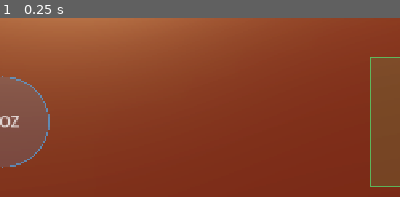
Above: before the commit, frame 1.
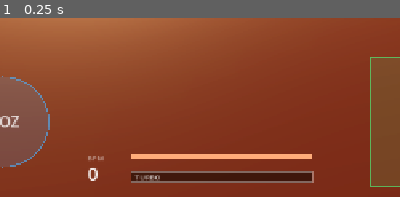
Above: after the commit, the same moment.

Repository: juale86/ToneRace
Game: Godot game, scene res://scenes/race_test.tscn
Two runs of this game, one before a commit and one after it. Both use one fixed random seed, a clock stepped at 60 frames per second and the inputs below.
Inputs:
- Up to frame 1 (0.25 s): no input
The pictures show only the part of the screen within x 25-75%, y 50-100%; the shares and areas given below are measured in that part.

The runs differ from the first frame. In frame 1, 4.5% of the frame differs, in the area x 22-79%, y 75-93%.
Error before the commit: Trying to assign value of type 'Nil' to a variable of type 'Dictionary'. (res://scripts/music/music_rig.gd:16)
Error after the commit: Trying to assign value of type 'Nil' to a variable of type 'Dictionary'. (res://scripts/music/music_rig.gd:18)

Commit message:
Paso 5: loop de velocidad con turbo, fallos y marchas
El Runner ahora cruza los boosters y lleva combo, turbo y crucero, así humano y
bots corren con las mismas reglas. Las doradas cargan turbo (más con combo), el
acelerador lo gasta y la velocidad ganada se conserva; cada dorada fallada frena
un poco y tres seguidas bajan una marcha. HUD con barra de turbo y escalera de
marchas, aviso de marcha perdida y apertura de cámara al usar turbo.

Co-Authored-By: Claude Opus 5.5 <noreply@anthropic.com>

Diff:
--- a/scenes/race_test.gd
+++ b/scenes/race_test.gd
@@ -1,7 +1,7 @@
 extends Node3D
 ## Banco de pruebas: la pista generada por seed, con el auto y los controles.
 ##
-## ←/→ o A/D: carril (apaga el piloto automático)   ↑, W o espacio: acelerar
+## ←/→ o A/D: carril (apaga el piloto automático)   ↑, W o espacio: acelerar (gasta turbo)
 ## Z: Riff   X: Voz   P: piloto automático   N: pista nueva   R: reiniciar la misma pista
 ## Táctil (o mouse): mitades de arriba = carril; abajo Riff/Voz a la izquierda, acelerador a la derecha.
 ## Seed fijo: godot --path . -- --seed=K7PX3M     Controles táctiles visibles en PC: -- --touch
@@ -17,6 +17,8 @@
 const MESSAGE_SECONDS := 1.2
 ## Sacudida de cámara (unidades) a la marcha más alta; crece con el cuadrado del tempo.
 const SHAKE_MAX := 0.09
+## Apertura extra de cámara (grados) mientras se gasta turbo.
+const TURBO_FOV := 8.0
 
 var rig: MusicRig
 var runner: Runner
@@ -27,11 +29,8 @@
 var auto := AutoPilot.new()
 var lateral := 0.0
 var autopilot := true
-var gold_hits := 0
-var combo := 0
-var best_combo := 0
-var _next_booster := 0
 var _pending: Array[PendingNote] = []
+var _turbo_kick := 0.0
 var _message := ""
 var _message_left := 0.0
 var _fx := HitFx.new()
@@ -57,7 +56,7 @@
 	rig = MusicRig.new()
 	add_child(rig)
 	rig.setup("canon", "rock")
-	runner = Runner.new(rig.min_bpm, rig.max_bpm)
+	runner = Runner.new(rig.gear_bpms)
 	_car.add_child(_fx)
 	add_child(_wind)
 	_wind.setup(_camera, _car, CarView.REAR_WHEELS)
@@ -75,8 +74,13 @@
 				seed_value = decoded
 	_start(seed_value)
 	if "--autotest" in args:
-		await get_tree().create_timer(30.0).timeout
-		print("AUTOTEST piloto %s, doradas %d, combo %d, mejor %d, beat %.1f" % [autopilot, gold_hits, combo, best_combo, runner.clock.beat])
+		var seconds := 30.0
+		for arg in args:
+			if arg.begins_with("--autotest-seconds="):
+				seconds = arg.trim_prefix("--autotest-seconds=").to_float()
+		await get_tree().create_timer(seconds).timeout
+		print("AUTOTEST piloto %s, doradas %d, combo %d, mejor %d, beat %.1f, BPM %.1f, marcha %d, turbo %.2f" % [
+			autopilot, runner.gold_hits, runner.combo, runner.best_combo, runner.clock.beat, runner.clock.bpm, runner.gear() + 1, runner.turbo])
 		get_tree().quit()
 
 
@@ -94,10 +98,6 @@
 	world.build(track)
 	runner.reset(-COUNT_IN_BEATS)
 	lateral = Track.lane_offset(runner.lane)
-	gold_hits = 0
-	combo = 0
-	best_combo = 0
-	_next_booster = 0
 	_pending.clear()
 	rig.base.play(runner.clock.beat, runner.clock.bpm)
 
@@ -107,41 +107,42 @@
 	if input.lane_steps != 0:
 		autopilot = false
 	if autopilot:
-		input.lane_steps = auto.decide(runner, track).lane_steps
+		var auto_input := auto.decide(runner, track)
+		input.lane_steps = auto_input.lane_steps
+		input.throttle = input.throttle or auto_input.throttle
 	if input.riff:
 		_show("Riff: llega en el paso 6")
 	if input.voice:
 		_show("Voz: llega en el paso 6")
-	runner.step(input, delta)
-
-	while _next_booster < track.boosters.size() and track.boosters[_next_booster].beat <= runner.clock.beat:
-		_cross(_next_booster)
-		_next_booster += 1
+	_hud.throttling = input.throttle and runner.turbo > 0.0
+	for crossing in runner.step(input, delta, track):
+		_cross(crossing)
 	_play_pending()
 
 	if runner.clock.beat >= track.length_beats + COUNT_IN_BEATS:
 		_start(track.seed_value)
 
 
-func _cross(index: int) -> void:
-	var booster := track.boosters[index]
-	var gold := booster.kind == Booster.Kind.GOLD
-	if booster.lane != runner.lane:
-		if gold and combo > 0:
-			_hud.on_combo_break(combo)
-			combo = 0
-		return
-	view.hide_booster(index)
+func _cross(crossing: Runner.Crossing) -> void:
+	var booster := track.boosters[crossing.index]
+	match crossing.result:
+		Runner.Result.GOLD_MISS:
+			if crossing.combo_before > 0:
+				_hud.on_combo_break(crossing.combo_before)
+			if crossing.gear_dropped:
+				_hud.on_gear_drop()
+			return
+		Runner.Result.ADORN_MISS:
+			return
+	var gold := crossing.result == Runner.Result.GOLD_HIT
+	view.hide_booster(crossing.index)
 	var color := TrackView.GOLD_COLOR if gold else TrackView.ADORN_COLOR
-	_fx.hit(color, Track.lane_offset(booster.lane) - lateral, clampf(combo / 16.0, 0.0, 1.0))
+	_fx.hit(color, Track.lane_offset(booster.lane) - lateral, clampf(runner.combo / 16.0, 0.0, 1.0))
 	_car.flash(color)
 	for note in booster.notes:
 		_pending.append(PendingNote.new(note, "lead" if gold else "adorn"))
 	if gold:
-		gold_hits += 1
-		combo += 1
-		best_combo = maxi(best_combo, combo)
-		_hud.on_hit(combo)
+		_hud.on_hit(runner.combo)
 
 
 ## Las notas de un booster pueden caer un poco después de agarrarlo (corcheas agrupadas).
@@ -166,10 +167,12 @@
 	var tick := 1.0 / Engine.physics_ticks_per_second
 	var beat := clock.interpolated(Engine.get_physics_interpolation_fraction(), tick)
 	rig.base.update(beat, clock.bpm, delta)
-	var intensity := clampf(inverse_lerp(rig.min_bpm, rig.max_bpm, clock.bpm), 0.0, 1.0)
+	_turbo_kick = lerpf(_turbo_kick, 1.0 if _hud.throttling else 0.0, 1.0 - exp(-6.0 * delta))
+	var intensity := runner.intensity()
+	_hud.set_speed(runner.turbo, runner.gear(), rig.gear_bpms.size(), clock.bpm)
 	RenderingServer.global_shader_parameter_set(&"beat", beat)
 	RenderingServer.global_shader_parameter_set(&"speed", intensity)
-	_wind.update(clock.bpm / 60.0 * TrackGeometry.UNITS_PER_BEAT, intensity)
+	_wind.update(clock.bpm / 60.0 * TrackGeometry.UNITS_PER_BEAT, maxf(intensity, _turbo_kick))
 
 	var previous := lateral
 	lateral = move_toward(lateral, Track.lane_offset(runner.lane), LATERAL_SPEED * delta)
@@ -180,7 +183,7 @@
 
 	var back := track.geometry.frame_at(beat - CAMERA_BACK / TrackGeometry.UNITS_PER_BEAT)
 	var ahead := track.geometry.frame_at(beat + CAMERA_LOOK / TrackGeometry.UNITS_PER_BEAT)
-	_camera.fov = remap(clock.bpm, rig.min_bpm, rig.max_bpm, FOV_MIN, FOV_MAX)
+	_camera.fov = remap(clock.bpm, rig.min_bpm, rig.max_bpm, FOV_MIN, FOV_MAX) + TURBO_FOV * _turbo_kick
 	_camera.global_position = back.origin + back.basis.y * CAMERA_HEIGHT + back.basis.x * lateral * 0.5
 	_camera.look_at(ahead.origin + ahead.basis.x * lateral * 0.3, back.basis.y)
 	var t := Time.get_ticks_msec() / 1000.0
@@ -192,8 +195,8 @@
 	var line := track.cycles[cycle] if cycle >= 0 and cycle < track.cycles.size() else ""
 	_label.text = "\n".join([
 		"Pista %s  (generador v%d)%s" % [SeedCode.encode(track.seed_value), track.version, "  agudo ←" if track.inverted else ""],
-		"BPM %.0f   ciclo %d/%d   %s" % [clock.bpm, cycle + 1, track.cycles.size(), line if line != "" else "intro"],
-		"doradas %d/%d   combo %d (mejor %d)" % [gold_hits, track.count(Booster.Kind.GOLD), combo, best_combo],
+		"BPM %.0f (crucero %.0f)   ciclo %d/%d   %s" % [clock.bpm, runner.cruise_bpm, cycle + 1, track.cycles.size(), line if line != "" else "intro"],
+		"doradas %d/%d   combo %d (mejor %d)" % [runner.gold_hits, track.count(Booster.Kind.GOLD), runner.combo, runner.best_combo],
 		"piloto automático %s" % ("ON" if autopilot else "off"),
 		"←/→ carril · ↑ acelerar · Z Riff · X Voz · P piloto · N pista nueva · R reiniciar",
 		_message if _message_left > 0.0 else "",
--- a/scripts/music/music_rig.gd
+++ b/scripts/music/music_rig.gd
@@ -8,12 +8,16 @@
 ## Rango de tempo del género (la primera y la última marcha renderizada).
 var min_bpm: float
 var max_bpm: float
+## BPM de cada marcha renderizada, de la más lenta a la más rápida.
+var gear_bpms := PackedFloat64Array()
 
 
 func setup(song_id: String, genre_id: String) -> void:
 	song = Song.load_json("res://data/songs/%s.json" % song_id)
 	var genre_dir := "res://assets/audio/generated/%s" % genre_id
 	var manifest: Dictionary = JSON.parse_string(FileAccess.get_file_as_string(genre_dir.path_join("manifest.json")))
+	for gear: Dictionary in manifest.gears:
+		gear_bpms.append(gear.bpm)
 	min_bpm = manifest.gears.front().bpm
 	max_bpm = manifest.gears.back().bpm
 	base = BasePlayer.new()
--- a/scripts/race/auto_pilot.gd
+++ b/scripts/race/auto_pilot.gd
@@ -1,10 +1,14 @@
 class_name AutoPilot
 extends Pilot
-## Piloto perfecto de prueba: va al carril de la próxima nota dorada.
+## Piloto perfecto de prueba: va al carril de la próxima nota dorada y acelera
+## cuando junta turbo.
+
+const THROTTLE_FROM := 0.3
 
 
 func decide(runner: Runner, track: Track) -> PilotInput:
 	var input := PilotInput.new()
+	input.throttle = runner.turbo >= THROTTLE_FROM
 	for booster in track.boosters:
 		if booster.beat > runner.clock.beat and booster.kind == Booster.Kind.GOLD:
 			input.lane_steps = booster.lane - runner.lane
--- a/scripts/race/runner.gd
+++ b/scripts/race/runner.gd
@@ -1,35 +1,143 @@
 class_name Runner
 extends RefCounted
-## Estado de un corredor en la simulación: posición en beats (su reloj), carril y tempo.
+## Estado de un corredor en la simulación: posición en beats (su reloj), carril,
+## tempo, turbo y combo. Las reglas de velocidad viven acá para que el humano y los
+## bots corran exactamente con las mismas.
 ##
-## Provisorio hasta el paso 5: el acelerador sube el tempo y al soltarlo vuelve al crucero.
+## Loop de velocidad:
+## - Agarrar doradas carga turbo (más con combo largo); los adornos cargan poco.
+## - El acelerador gasta turbo y sube el tempo. Lo ganado se conserva: el tempo de
+##   crucero sube con vos.
+## - Cada dorada fallada baja un poco la crucero; varias seguidas bajan una marcha
+##   entera. Piso en la marcha más baja.
+## - Sin acelerar, el tempo va de a poco hacia la crucero.
 
-const CRUISE_BPM := 120.0
-const THROTTLE_BPM_PER_SEC := 25.0
-const RELEASE_BPM_PER_SEC := 12.0
+const START_BPM := 120.0
+const THROTTLE_BPM_PER_SEC := 15.0
+const SETTLE_BPM_PER_SEC := 12.0
+const TURBO_DRAIN_PER_SEC := 0.6
+const GOLD_CHARGE := 0.006
+## Carga extra por dorada con el combo lleno (se suma de a poco hasta COMBO_FULL).
+const COMBO_CHARGE := 0.012
+const COMBO_FULL := 16
+const ADORN_CHARGE := 0.004
+const MISS_BPM := 2.0
+const MISSES_PER_GEAR := 3
+
+enum Result { GOLD_HIT, GOLD_MISS, ADORN_HIT, ADORN_MISS }
+
+
+## Un booster que el corredor cruzó en este tick.
+class Crossing:
+	var index: int
+	var result: Result
+	## Combo antes de este cruce (para saber cuánto se perdió al fallar).
+	var combo_before: int
+	var gear_dropped := false
+
+	func _init(p_index: int, p_result: Result, p_combo_before: int) -> void:
+		index = p_index
+		result = p_result
+		combo_before = p_combo_before
+
 
 var clock := MusicClock.new()
 var lane := 2
+var turbo := 0.0
+var cruise_bpm := START_BPM
+var combo := 0
+var best_combo := 0
+var gold_hits := 0
+var misses_in_row := 0
+var gear_bpms: PackedFloat64Array
 var min_bpm: float
 var max_bpm: float
+var _next_booster := 0
 
 
-func _init(p_min_bpm: float, p_max_bpm: float) -> void:
-	min_bpm = p_min_bpm
-	max_bpm = p_max_bpm
-	clock.bpm = CRUISE_BPM
+func _init(p_gear_bpms: PackedFloat64Array) -> void:
+	gear_bpms = p_gear_bpms
+	min_bpm = gear_bpms[0]
+	max_bpm = gear_bpms[gear_bpms.size() - 1]
+	reset(0.0)
 
 
 func reset(start_beat: float) -> void:
 	clock.beat = start_beat
-	clock.bpm = CRUISE_BPM
+	cruise_bpm = clampf(START_BPM, min_bpm, max_bpm)
+	clock.bpm = cruise_bpm
 	lane = 2
+	turbo = 0.0
+	combo = 0
+	best_combo = 0
+	gold_hits = 0
+	misses_in_row = 0
+	_next_booster = 0
 
 
-func step(input: PilotInput, delta: float) -> void:
+## Avanza un tick. Devuelve los boosters cruzados (track puede ser null).
+func step(input: PilotInput, delta: float, track: Track = null) -> Array[Crossing]:
 	lane = clampi(lane + input.lane_steps, 0, Track.LANES - 1)
-	if input.throttle:
+	if input.throttle and turbo > 0.0:
+		turbo = maxf(turbo - TURBO_DRAIN_PER_SEC * delta, 0.0)
 		clock.bpm = minf(clock.bpm + THROTTLE_BPM_PER_SEC * delta, max_bpm)
+		cruise_bpm = maxf(cruise_bpm, clock.bpm)
 	else:
-		clock.bpm = move_toward(clock.bpm, clampf(CRUISE_BPM, min_bpm, max_bpm), RELEASE_BPM_PER_SEC * delta)
+		clock.bpm = move_toward(clock.bpm, cruise_bpm, SETTLE_BPM_PER_SEC * delta)
 	clock.advance(delta)
+
+	var crossings: Array[Crossing] = []
+	if track:
+		while _next_booster < track.boosters.size() and track.boosters[_next_booster].beat <= clock.beat:
+			crossings.append(_cross(_next_booster, track.boosters[_next_booster]))
+			_next_booster += 1
+	return crossings
+
+
+## Marcha actual: la más cercana al tempo (0 = la más baja).
+func gear() -> int:
+	return BasePlayer.pick_gear(gear_bpms, -1, clock.bpm)
+
+
+## 0 a 1 según el tempo dentro del rango del género.
+func intensity() -> float:
+	return clampf(inverse_lerp(min_bpm, max_bpm, clock.bpm), 0.0, 1.0)
+
+
+func _cross(index: int, booster: Booster) -> Crossing:
+	var gold := booster.kind == Booster.Kind.GOLD
+	var hit := booster.lane == lane
+	var crossing := Crossing.new(index, _result(gold, hit), combo)
+	if gold and hit:
+		turbo = minf(turbo + GOLD_CHARGE + COMBO_CHARGE * minf(combo, COMBO_FULL) / COMBO_FULL, 1.0)
+		combo += 1
+		best_combo = maxi(best_combo, combo)
+		gold_hits += 1
+		misses_in_row = 0
+	elif gold:
+		combo = 0
+		misses_in_row += 1
+		cruise_bpm = maxf(cruise_bpm - MISS_BPM, min_bpm)
+		if misses_in_row >= MISSES_PER_GEAR:
+			misses_in_row = 0
+			crossing.gear_dropped = _drop_gear()
+	elif hit:
+		turbo = minf(turbo + ADORN_CHARGE, 1.0)
+	return crossing
+
+
+## Baja la crucero a la marcha de abajo. Devuelve false si ya estaba en el piso.
+func _drop_gear() -> bool:
+	var below := min_bpm
+	for bpm in gear_bpms:
+		if bpm < cruise_bpm - 0.5:
+			below = bpm
+	var dropped := cruise_bpm > min_bpm
+	cruise_bpm = below
+	return dropped
+
+
+static func _result(gold: bool, hit: bool) -> Result:
+	if gold:
+		return Result.GOLD_HIT if hit else Result.GOLD_MISS
+	return Result.ADORN_HIT if hit else Result.ADORN_MISS
--- a/scripts/ui/race_hud.gd
+++ b/scripts/ui/race_hud.gd
@@ -1,14 +1,22 @@
 class_name RaceHud
 extends Control
-## Capa visual de la carrera: el contador de combo que salta en cada acierto y un
-## destello rojo en los bordes cuando se corta un combo.
+## Capa visual de la carrera: el contador de combo que salta en cada acierto, un
+## destello rojo en los bordes cuando se corta un combo, y abajo al centro la barra
+## de turbo con la escalera de marchas.
 
 const SHOW_COMBO_FROM := 2
 const BREAK_FLASH_FROM := 4
 const FLASH_SECONDS := 0.35
 const POP_SECONDS := 0.18
+const GEAR_DROP_SECONDS := 1.0
+
+## Lo pone la escena: true mientras el acelerador está gastando turbo.
+var throttling := false
 
 var _combo := Label.new()
+var _gauge := SpeedGauge.new()
+var _gear_drop := Label.new()
+var _gear_drop_left := 0.0
 var _vignette := ColorRect.new()
 var _flash := 0.0
 var _pop := 0.0
@@ -38,6 +46,28 @@
 	_combo.visible = false
 	add_child(_combo)
 
+	_gauge.set_anchors_preset(PRESET_CENTER_BOTTOM)
+	_gauge.offset_left = -SpeedGauge.WIDTH / 2.0
+	_gauge.offset_right = SpeedGauge.WIDTH / 2.0
+	_gauge.offset_top = -SpeedGauge.HEIGHT - 24.0
+	_gauge.offset_bottom = -24.0
+	_gauge.mouse_filter = MOUSE_FILTER_IGNORE
+	add_child(_gauge)
+
+	_gear_drop.set_anchors_preset(PRESET_CENTER)
+	_gear_drop.horizontal_alignment = HORIZONTAL_ALIGNMENT_CENTER
+	_gear_drop.offset_left = -200.0
+	_gear_drop.offset_right = 200.0
+	_gear_drop.offset_top = -120.0
+	_gear_drop.offset_bottom = -60.0
+	_gear_drop.text = "MARCHA ↓"
+	_gear_drop.add_theme_font_size_override("font_size", 44)
+	_gear_drop.add_theme_color_override("font_color", Color(1.0, 0.3, 0.22))
+	_gear_drop.add_theme_color_override("font_outline_color", Color(0.15, 0.0, 0.0, 0.8))
+	_gear_drop.add_theme_constant_override("outline_size", 10)
+	_gear_drop.visible = false
+	add_child(_gear_drop)
+
 
 func on_hit(combo: int) -> void:
 	if combo < SHOW_COMBO_FROM:
@@ -57,7 +87,23 @@
 		_fading = 1.0
 
 
+func on_gear_drop() -> void:
+	_gear_drop_left = GEAR_DROP_SECONDS
+	_gauge.drop_flash = 1.0
+
+
+func set_speed(turbo: float, gear: int, gears: int, bpm: float) -> void:
+	_gauge.turbo = turbo
+	_gauge.gear = gear
+	_gauge.gears = gears
+	_gauge.bpm = bpm
+
+
 func _process(delta: float) -> void:
+	_gauge.throttling = throttling
+	_gear_drop_left = maxf(_gear_drop_left - delta, 0.0)
+	_gear_drop.visible = _gear_drop_left > 0.0
+	_gear_drop.modulate.a = minf(_gear_drop_left / 0.3, 1.0)
 	_flash = maxf(_flash - delta / FLASH_SECONDS, 0.0)
 	(_vignette.material as ShaderMaterial).set_shader_parameter("amount", _flash * 0.55)
 	_pop = maxf(_pop - delta / POP_SECONDS, 0.0)
@@ -66,3 +112,66 @@
 		_fading = maxf(_fading - delta * 2.0, 0.0)
 		_combo.modulate.a = _fading
 		_combo.visible = _fading > 0.0
+
+
+## Barra de turbo con la escalera de marchas encima y el BPM a la izquierda.
+class SpeedGauge extends Control:
+	const WIDTH := 360.0
+	const HEIGHT := 46.0
+	const BAR_HEIGHT := 16.0
+	const PIP_HEIGHT := 10.0
+	const TURBO_COLOR := Color(1.0, 0.72, 0.15)
+	const FULL_COLOR := Color(1.0, 0.95, 0.6)
+	const GEAR_COLOR := Color(1.0, 0.5, 0.2)
+	const DROP_COLOR := Color(1.0, 0.2, 0.15)
+	const BACK_COLOR := Color(0.05, 0.02, 0.0, 0.55)
+
+	var turbo := 0.0
+	var gear := 0
+	var gears := 1
+	var bpm := 0.0
+	var throttling := false
+	var drop_flash := 0.0
+	var _shown := 0.0
+	var _time := 0.0
+
+	func _process(delta: float) -> void:
+		_time += delta
+		# La barra sigue al turbo con un poco de suavidad para que no salte.
+		_shown = lerpf(_shown, turbo, 1.0 - exp(-14.0 * delta))
+		drop_flash = maxf(drop_flash - delta / 0.8, 0.0)
+		queue_redraw()
+
+	func _draw() -> void:
+		var font := ThemeDB.fallback_font
+		var label_width := 70.0
+		var left := label_width
+		var width := WIDTH - label_width
+		draw_string(font, Vector2(0, HEIGHT - 2.0), "%.0f" % bpm, HORIZONTAL_ALIGNMENT_LEFT, label_width - 8.0, 30, Color.WHITE)
+		draw_string(font, Vector2(0, 12.0), "BPM", HORIZONTAL_ALIGNMENT_LEFT, -1, 12, Color(1, 1, 1, 0.6))
+
+		# Escalera de marchas: una muesca por marcha, prendidas hasta la actual.
+		var gap := 3.0
+		var pip_width := (width - gap * (gears - 1)) / gears
+		for i in gears:
+			var lit := i <= gear
+			var color := GEAR_COLOR if lit else BACK_COLOR
+			if lit and drop_flash > 0.0:
+				color = color.lerp(DROP_COLOR, drop_flash)
+			if i == gear:
+				color = color.lightened(0.35)
+			draw_rect(Rect2(left + i * (pip_width + gap), 0.0, pip_width, PIP_HEIGHT), color)
+
+		# Turbo.
+		var bar := Rect2(left, HEIGHT - BAR_HEIGHT, width, BAR_HEIGHT)
+		draw_rect(bar, BACK_COLOR)
+		var fill := bar
+		fill.size.x = width * clampf(_shown, 0.0, 1.0)
+		var color := TURBO_COLOR
+		if turbo >= 0.999:
+			color = TURBO_COLOR.lerp(FULL_COLOR, 0.5 + 0.5 * sin(_time * 10.0))
+		if throttling:
+			color = color.lerp(FULL_COLOR, 0.4 + 0.3 * sin(_time * 30.0))
+		draw_rect(fill, color)
+		draw_rect(bar, Color(1, 1, 1, 0.35), false, 1.5)
+		draw_string(font, Vector2(left + 6.0, HEIGHT - 3.0), "TURBO", HORIZONTAL_ALIGNMENT_LEFT, -1, 12, Color(1, 1, 1, 0.75))
--- a/tests/unit/test_pilots.gd
+++ b/tests/unit/test_pilots.gd
@@ -22,44 +22,141 @@
 	return track
 
 
+## 14 marchas de 100 a 180 BPM, como el género rock.
+func _gears() -> PackedFloat64Array:
+	var gears := PackedFloat64Array()
+	for i in 14:
+		gears.append(100.0 * pow(1.8, i / 13.0))
+	return gears
+
+
+func _runner() -> Runner:
+	return Runner.new(_gears())
+
+
+## Avanza hasta pasar el beat dado, sin tocar los controles.
+func _drive_to(runner: Runner, track: Track, beat: float) -> Array[Runner.Crossing]:
+	var all: Array[Runner.Crossing] = []
+	while runner.clock.beat < beat:
+		all.append_array(runner.step(_pilot_input(), 1.0 / 60.0, track))
+	return all
+
+
 func test_runner_clamps_lane() -> void:
-	var runner := Runner.new(100.0, 180.0)
+	var runner := _runner()
 	runner.step(_pilot_input(-5), 1.0 / 60.0)
 	assert_eq(runner.lane, 0)
 	runner.step(_pilot_input(9), 1.0 / 60.0)
 	assert_eq(runner.lane, Track.LANES - 1)
 
 
-func test_throttle_raises_bpm_up_to_max_and_release_returns_to_cruise() -> void:
-	var runner := Runner.new(100.0, 180.0)
+func test_throttle_without_turbo_does_nothing() -> void:
+	var runner := _runner()
+	for i in 60 * 2:
+		runner.step(_pilot_input(0, true), 1.0 / 60.0)
+	assert_eq(runner.clock.bpm, Runner.START_BPM)
+
+
+func test_throttle_spends_turbo_and_keeps_the_speed_gained() -> void:
+	var runner := _runner()
+	runner.turbo = 1.0
+	for i in 60:
+		runner.step(_pilot_input(0, true), 1.0 / 60.0)
+	assert_almost_eq(runner.turbo, 1.0 - Runner.TURBO_DRAIN_PER_SEC, 0.01)
+	assert_almost_eq(runner.clock.bpm, Runner.START_BPM + Runner.THROTTLE_BPM_PER_SEC, 0.01)
+	var gained := runner.clock.bpm
+	for i in 60 * 5:
+		runner.step(_pilot_input(), 1.0 / 60.0)
+	assert_eq(runner.clock.bpm, gained, "al soltar se queda en la crucero ganada")
 	for i in 60 * 10:
+		runner.turbo = 1.0
 		runner.step(_pilot_input(0, true), 1.0 / 60.0)
-	assert_eq(runner.clock.bpm, 180.0)
-	for i in 60 * 10:
-		runner.step(_pilot_input(), 1.0 / 60.0)
-	assert_eq(runner.clock.bpm, Runner.CRUISE_BPM)
+	assert_eq(runner.clock.bpm, runner.max_bpm, "tope en la marcha más alta")
+
+
+func test_gold_hits_charge_turbo_more_with_combo() -> void:
+	var runner := _runner()
+	var track := _track_with_gold([[1.0, 2], [2.0, 2]])
+	var crossings := _drive_to(runner, track, 1.0)
+	assert_eq(crossings.size(), 1)
+	assert_eq(crossings[0].result, Runner.Result.GOLD_HIT)
+	var first := runner.turbo
+	assert_almost_eq(first, Runner.GOLD_CHARGE, 0.0001)
+	_drive_to(runner, track, 2.0)
+	assert_gt(runner.turbo - first, first, "la segunda, con combo, carga más")
+	assert_eq(runner.combo, 2)
+
+
+func test_adorns_charge_a_little_and_dont_touch_combo() -> void:
+	var runner := _runner()
+	var track := Track.new()
+	track.boosters.append(Booster.new(1.0, 2, Booster.Kind.ADORN))
+	track.boosters.append(Booster.new(2.0, 0, Booster.Kind.ADORN))
+	var crossings := _drive_to(runner, track, 2.0)
+	assert_eq(crossings[0].result, Runner.Result.ADORN_HIT)
+	assert_eq(crossings[1].result, Runner.Result.ADORN_MISS)
+	assert_almost_eq(runner.turbo, Runner.ADORN_CHARGE, 0.0001)
+	assert_eq(runner.combo, 0)
+	assert_eq(runner.cruise_bpm, Runner.START_BPM, "fallar un adorno no frena")
+
+
+func test_missing_golds_slows_down_and_drops_a_gear() -> void:
+	var runner := _runner()
+	var track := _track_with_gold([[1.0, 2], [2.0, 0], [3.0, 0], [4.0, 0]])
+	_drive_to(runner, track, 1.0)
+	var crossings := _drive_to(runner, track, 2.0)
+	assert_eq(crossings[0].result, Runner.Result.GOLD_MISS)
+	assert_eq(crossings[0].combo_before, 1)
+	assert_eq(runner.combo, 0)
+	assert_eq(runner.cruise_bpm, Runner.START_BPM - Runner.MISS_BPM)
+	_drive_to(runner, track, 3.0)
+	crossings = _drive_to(runner, track, 4.0)
+	assert_true(crossings[0].gear_dropped, "la tercera seguida baja de marcha")
+	var gears := _gears()
+	assert_lt(runner.cruise_bpm, Runner.START_BPM - Runner.MISS_BPM * 3)
+	assert_true(runner.cruise_bpm in gears, "cae justo en una marcha")
+	assert_lt(runner.clock.bpm, Runner.START_BPM, "y el tempo va bajando")
+
+
+func test_cruise_never_goes_below_lowest_gear() -> void:
+	var runner := _runner()
+	var pairs := []
+	for i in 60:
+		pairs.append([1.0 + i, 0])
+	var track := _track_with_gold(pairs)
+	_drive_to(runner, track, 61.0)
+	assert_eq(runner.cruise_bpm, runner.min_bpm)
+	assert_eq(runner.gear(), 0)
 
 
 func test_runner_is_deterministic_for_same_inputs() -> void:
-	var a := Runner.new(100.0, 180.0)
-	var b := Runner.new(100.0, 180.0)
+	var a := _runner()
+	var b := _runner()
+	var pairs := []
+	for i in 40:
+		pairs.append([0.5 + i * 0.75, (i * 3) % Track.LANES])
+	var track := _track_with_gold(pairs)
 	for i in 600:
 		for runner: Runner in [a, b]:
-			runner.step(_pilot_input(1 if i % 37 == 0 else 0, i % 120 < 50), 1.0 / 60.0)
+			runner.step(_pilot_input(1 if i % 37 == 0 else -1 if i % 53 == 0 else 0, i % 120 < 50), 1.0 / 60.0, track)
 	assert_eq(a.clock.beat, b.clock.beat)
 	assert_eq(a.lane, b.lane)
+	assert_eq(a.turbo, b.turbo)
+	assert_eq(a.cruise_bpm, b.cruise_bpm)
 
 
 func test_autopilot_aims_at_next_gold_booster() -> void:
 	var track := _track_with_gold([[1.0, 4], [2.0, 0]])
 	var adorn := Booster.new(0.5, 1, Booster.Kind.ADORN)
 	track.boosters.push_front(adorn)
-	var runner := Runner.new(100.0, 180.0)
-	runner.reset(0.0)
+	var runner := _runner()
 	var pilot := AutoPilot.new()
 	assert_eq(pilot.decide(runner, track).lane_steps, 2, "ignora adornos")
 	runner.clock.beat = 1.5
 	assert_eq(pilot.decide(runner, track).lane_steps, -2)
+	assert_false(pilot.decide(runner, track).throttle, "sin turbo no acelera")
+	runner.turbo = 1.0
+	assert_true(pilot.decide(runner, track).throttle)
 	pilot.free()
 
 
